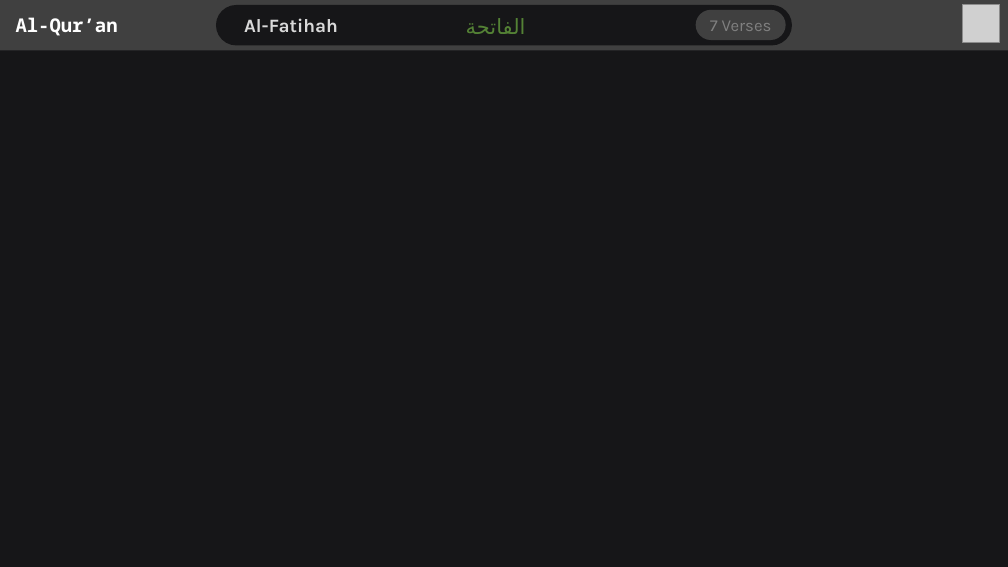
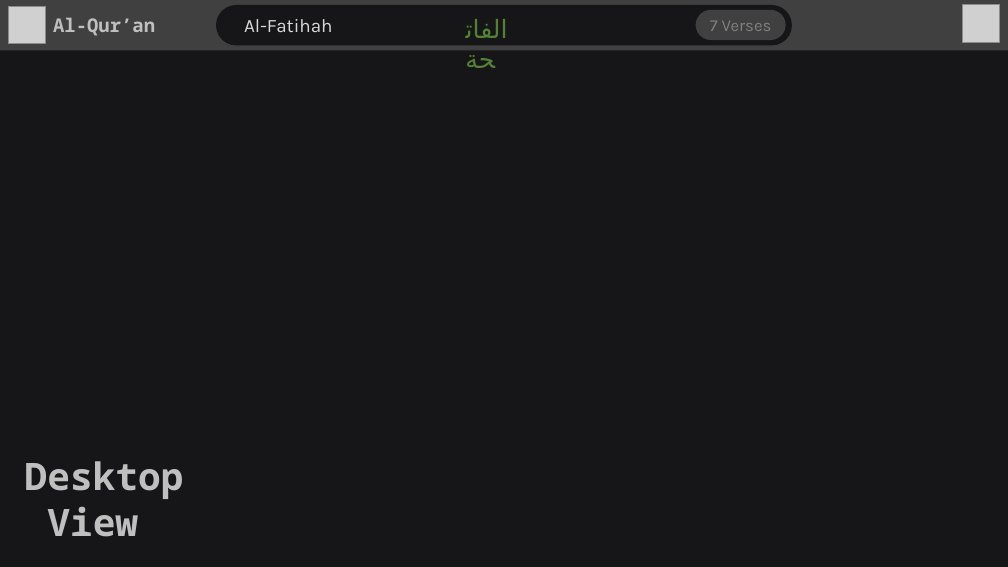
Before and after one commit to jakirhussain28/al-quran, a slide deck: slide 6 of GUI-design.pptx (slide 3 before the commit). Drawn at 1008x567 pixels with LibreOffice and Linux fonts; fonts in the diff are those of the drawing; grey boxes stand for pictures. Boxes give left, top, right and bottom in pixels: in the first picture for what was removed or moved away, otherwise in the second. Text is boxed around its words. In the diff, an @@ line names an element or a change of style, - is before the commit and + after.

```diff
--- a/GUI-design.pptx
+++ b/GUI-design.pptx
@@ picture added at box(8, 6, 46, 44) @@
@@ text "Al-Qur’an": place and size @@
-text "Al-Qur’an" at box(16, 17, 118, 36)
+text "Al-Qur’an" at box(53, 17, 155, 36)
@@ text "Al-Qur’an" at box(53, 17, 155, 36): text colour #FFFFFF to #BFBFBF @@
@@ text "Al-Fatihah" at box(244, 19, 332, 32): bold off @@
@@ text "الفاتحة" at box(458, 10, 526, 48): size 20 to 24 pt @@
@@ text added at box(25, 461, 184, 537), 36 pt, text #BFBFBF, bold @@
+Desktop
+View
```
Also in this commit, not shown: 2 other slides changed, 5 slides added, 19 other files.
